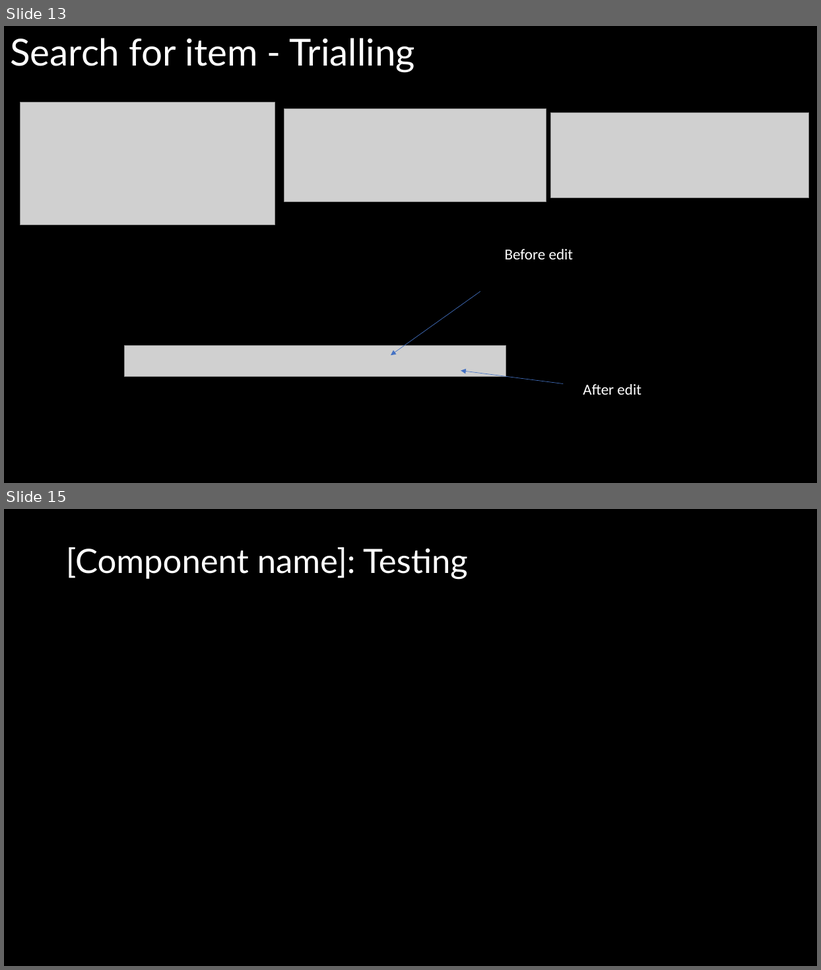
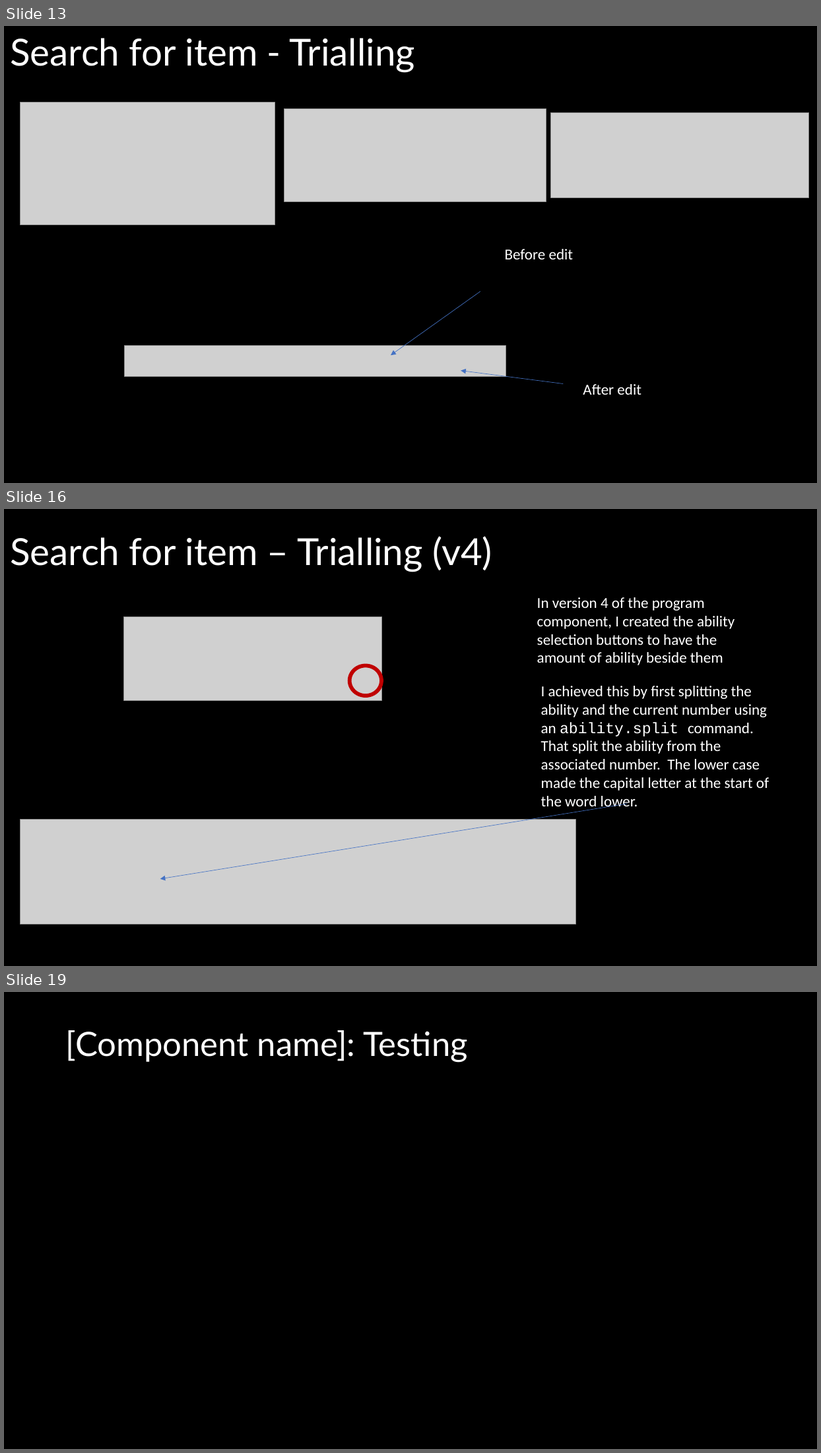
Before and after one commit to Joepapa101/2.7---2.8-Assessment, a slide deck: 2.7 and 2.8 Documentation Template.pptx. Shown one above the other, each under a label of ours: slides 13 and 15 before the commit, slides 13, 16 and 19 after it; the slides between them are not shown. The pictures are 821x970 and 821x1453 pixels, drawn with LibreOffice and Linux fonts; fonts in the diff are those of the drawing; grey boxes stand for pictures. Boxes give left, top, right and bottom in pixels: in the first picture for what was removed or moved away, otherwise in the second. Text is boxed around its words. In the diff, an @@ line names an element or a change of style, - is before the commit and + after.

```diff
--- a/2.7 and 2.8 Documentation Template.pptx
+++ b/2.7 and 2.8 Documentation Template.pptx
@@ slide 16 added at box(4, 509, 817, 966), background #000000 @@
@@ title added at box(10, 536, 492, 572), 44 pt, text #FFFFFF @@
+Search for item – Trialling (v4)
@@ text added at box(537, 597, 735, 665), 18 pt, text #FFFFFF @@
+In version 4 of the program component, I created the ability selection buttons to have the amount of ability beside them
@@ picture added at box(123, 617, 382, 700) @@
@@ ellipse added at box(350, 666, 382, 696), outline #C00000 4.5 pt @@
@@ text added at box(541, 686, 769, 811), 18 pt, text #FFFFFF @@
+I achieved this by first splitting the ability and the current number using an ability.split command. That split the ability from the associated number. The lower case made the capital letter at the start of the word lower.
@@ arrow added from (628, 804) to (160, 879), #4472C4 0.5 pt @@
@@ picture added at box(20, 820, 576, 925) @@
@@ what was slide 15 is now slide 19 @@
```
Also in this commit, not shown: 2 slides changed, 3 other slides added, 4 other files.
